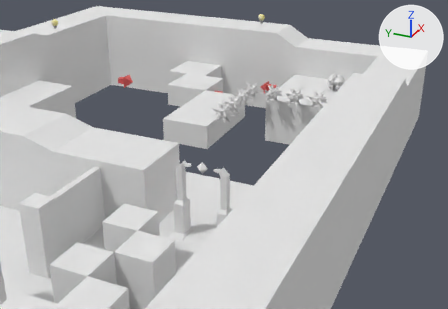
What one commit did to the Blender file etc/blend/levels/Level4.blend.
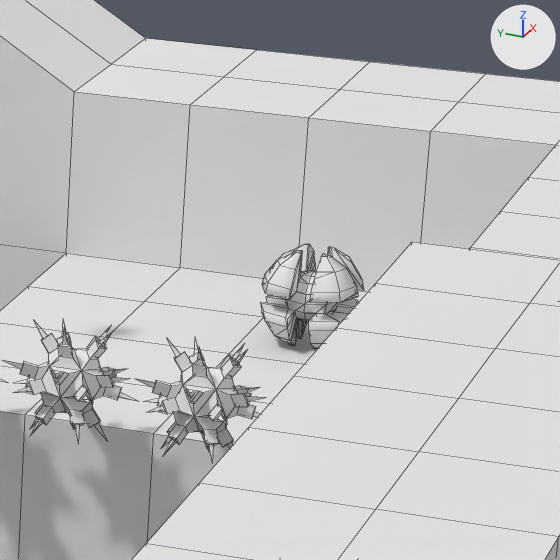
Each version is shown from a 50 mm camera at (-14.71, -19.07, 9.26) aimed at (8.92, -8.43, -2.56), then close up on the part from 63% to 84% of the width and 10% to 41% of the height. The axes (+X, +Y, +Z) are drawn at upper right. The lights are the same throughout. The close-ups show mesh edges as thin lines.

In view in the first close-up: 'Bomb.001', 'Bomb.002', 'Level4_b8', 'Player'.
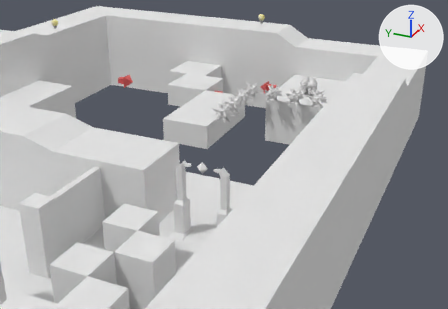
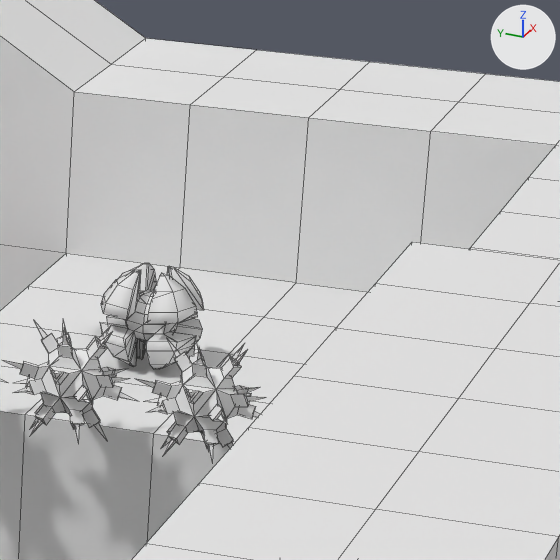
What differs and where, as boxes [x1, y1, x2, y2] in the close-ups (560 x 560 px):
'Player', moved: before [260, 244, 364, 349]; after [100, 263, 204, 369]

What the commit changed:
Object 'Player' (ob_player) moves from (12.5, -12.501, 0.39) to (11.5, -11.501, 0.39).
